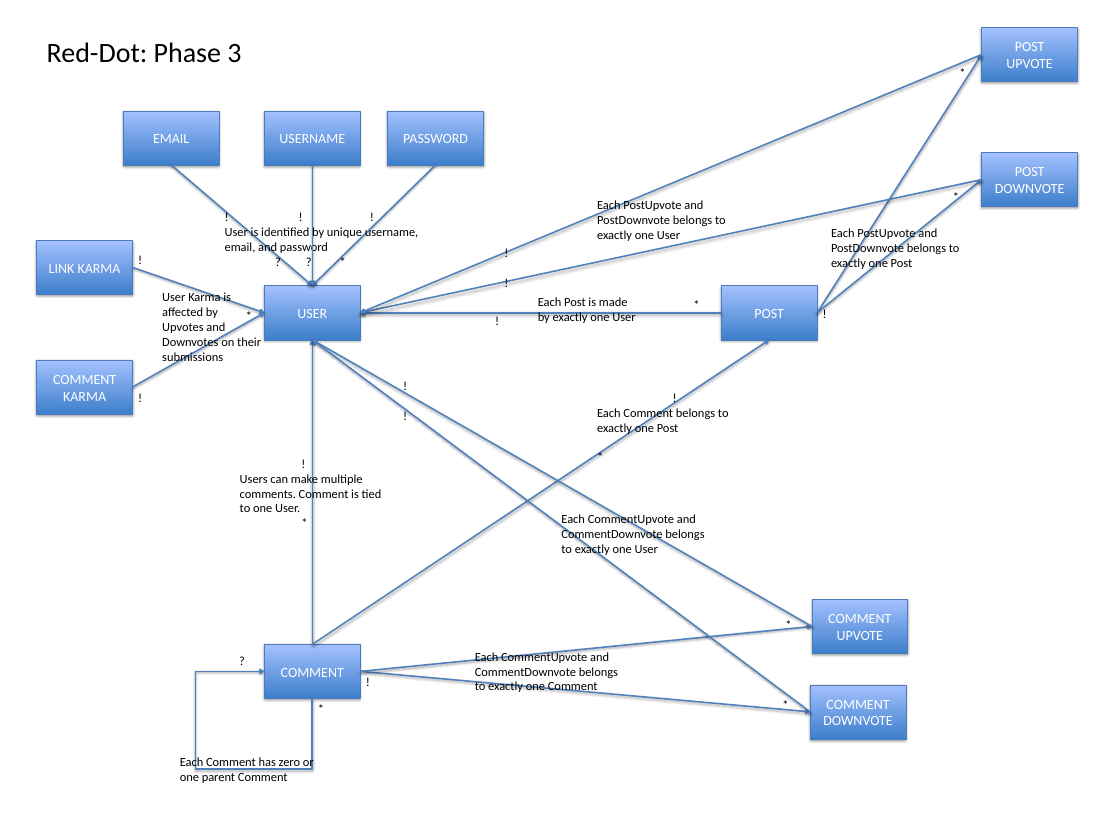
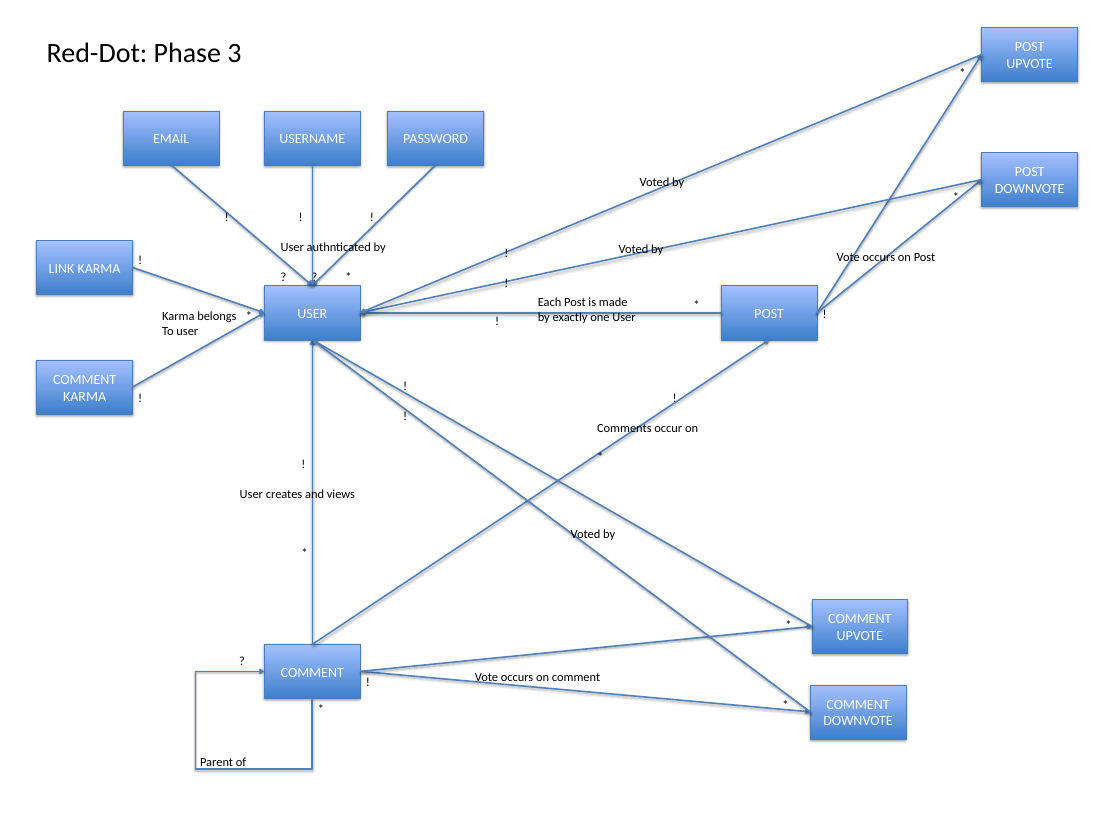
Before and after one commit to safreiberg/saf_proj3, a slide deck: slide 2 of deliverables/P3.1 OM.pptx. Drawn at 1120x840 pixels with LibreOffice and Linux fonts; fonts in the diff are those of the drawing. Boxes give left, top, right and bottom in pixels: in the first picture for what was removed or moved away, otherwise in the second. Text is boxed around its words. In the diff, an @@ line names an element or a change of style, - is before the commit and + after.

```diff
--- a/deliverables/P3.1 OM.pptx
+++ b/deliverables/P3.1 OM.pptx
@@ text at <box>640,177,684,189</box>: text changed @@
-Each PostUpvote and PostDownvote belongs to exactly one User
+Voted by
@@ text at <box>281,241,386,255</box>: text changed @@
-User is identified by unique username, email, and password
+User authnticated by
@@ text added at <box>619,244,663,257</box>, 16 pt, text #000000 @@
+Voted by
@@ text at <box>837,251,936,265</box>: text changed @@
-Each PostUpvote and PostDownvote belongs to exactly one Post
+Vote occurs on Post
@@ text at <box>162,311,236,335</box>: text changed @@
-User Karma is affected by Upvotes and Downvotes on their submissions
+Karma belongs
+To user
@@ text at <box>597,421,698,435</box>: text changed @@
-Each Comment belongs to exactly one Post
+Comments occur on
@@ text at <box>240,487,355,501</box>: text changed @@
-Users can make multiple comments. Comment is tied to one User.
+User creates and views
@@ text at <box>571,529,615,541</box>: text changed @@
-Each CommentUpvote and CommentDownvote belongs to exactly one User
+Voted by
@@ text at <box>475,673,600,685</box>: text changed @@
-Each CommentUpvote and CommentDownvote belongs to exactly one Comment
+Vote occurs on comment
@@ text at <box>200,757,246,770</box>: text changed @@
-Each Comment has zero or one parent Comment
+Parent of
```
Also in this commit, not shown: 2 other slides changed, 24 other files.
